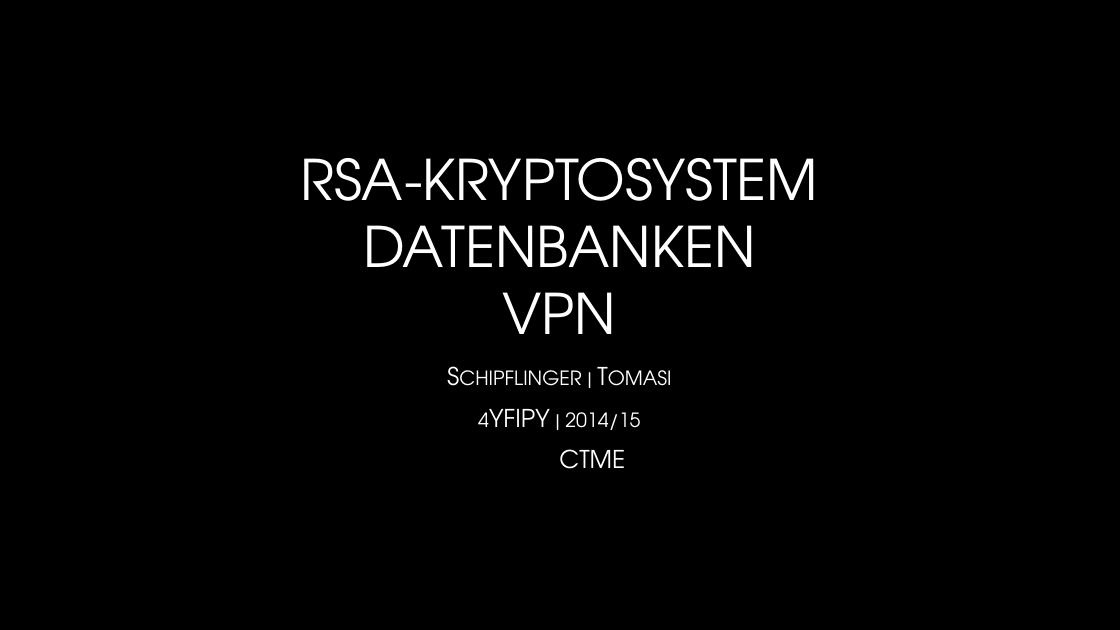
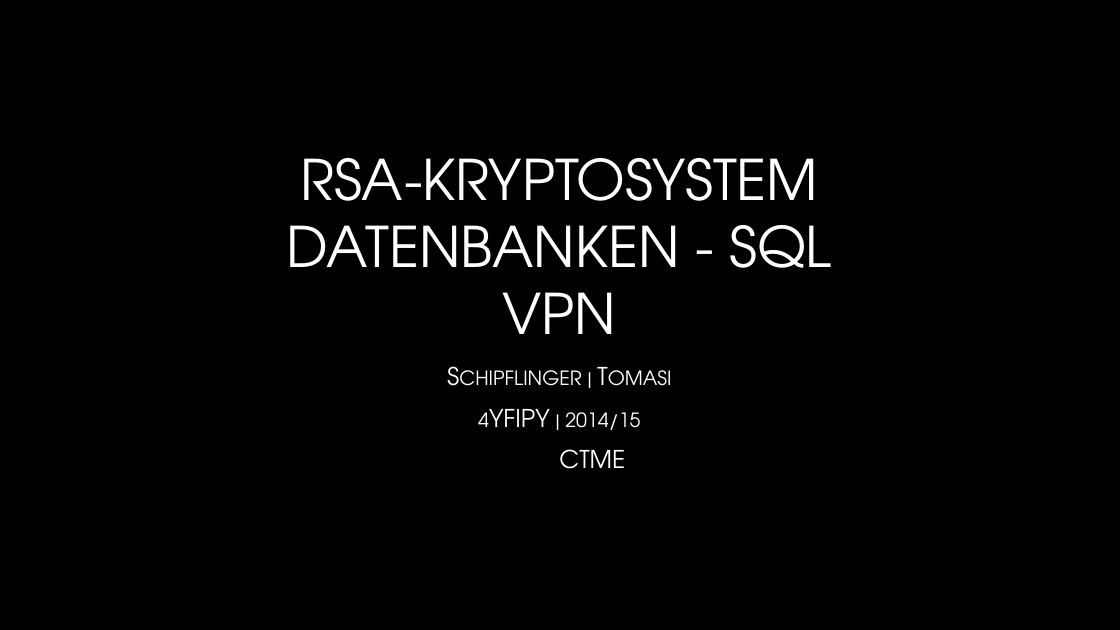
Before and after one commit to bastscho/CTME_referat, a slide deck: slide 1 of Dokumente/Referat/Präsentation.pptx. Drawn at 1120x630 pixels with LibreOffice and Linux fonts; fonts in the diff are those of the drawing; background and template pictures are left out. Boxes give left, top, right and bottom in pixels: in the first picture for what was removed or moved away, otherwise in the second. Text is boxed around its words. In the diff, an @@ line names an element or a change of style, - is before the commit and + after.

```diff
--- a/Dokumente/Referat/Präsentation.pptx
+++ b/Dokumente/Referat/Präsentation.pptx
@@ title at box(287, 158, 832, 334): text changed @@
-RSA-KRYPTOSYSTEM
-DATENBANKEN
-VPN
+RSA-KRYPTOSYSTEM
+DATENBANKEN - SQL
+VPN
```
Also in this commit, not shown: 2 other slides changed, 3 slides added.
